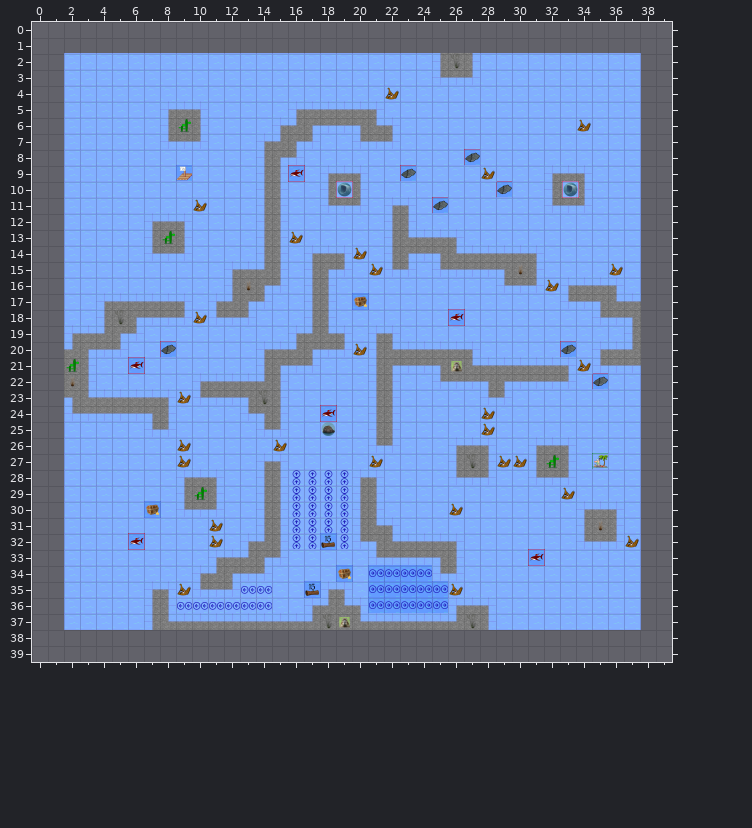
One commit to this Tiled map (JSON): TechnicalPrototype/core/assets/levels/Maze.json. Above: the version before the commit.
Cells are 48x48 px. Shown: x 0..39, y 0..39. The old version is drawn lined up with the new one.
And afterwards:
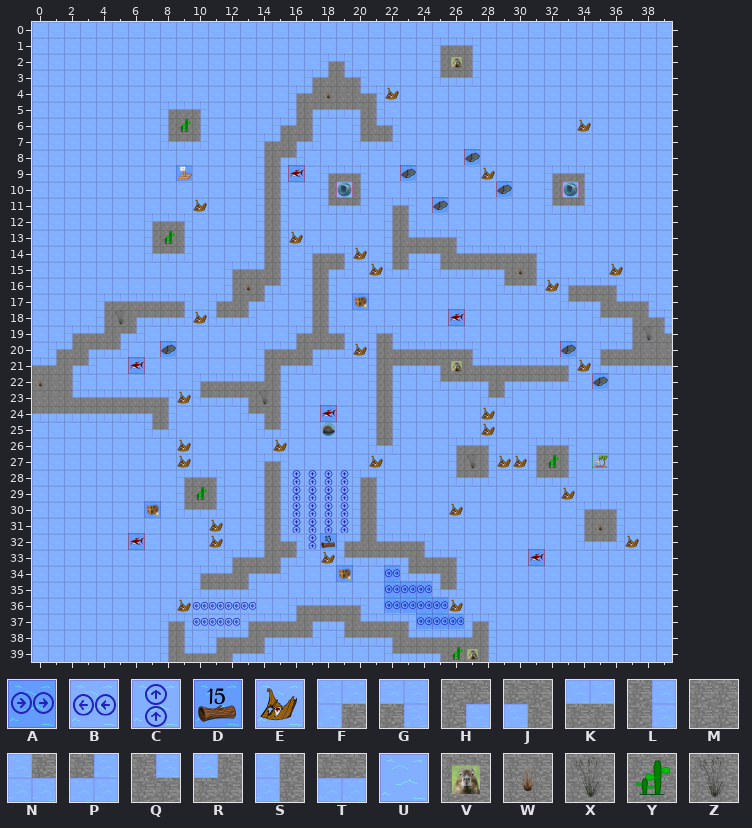
Key: from "updatedTiledSet": A 4 "Current", B 11 "Current", C 13 "Current", D 16 "Wood", E 21 "Wood", F 28 "Rock", G 29 "Rock", H 30 "Rock", J 31 "Rock", K 32 "Rock", L 33 "Rock", M 34 "Rock", N 35 "Rock", P 36 "Rock", Q 37 "Rock", R 38 "Rock", S 39 "Rock", T 40 "Rock", U 41 "Rock", V 62 "Rock", W 63 "Rock", X 64 "Rock", Y 65 "Rock", Z 67 "Rock".
_ is an empty cell, # one hidden under a higher layer.
Commit message: edit plane cursh level layout
What changed:
map size 36x36 -> 40x40 cells (old content now starts at 2,2; both pictures use the new coordinates)
Layer "Environment":
y 0: x 0..39 ________________________________________ -> UUUUUUUUUUUUUUUUUUUUUUUUUUUUUUUUUUUUUUUU
y 1: x 0..39 ________________________________________ -> UUUUUUUUUUUUUUUUUUUUUUUUUFKGUUUUUUUUUUUU
y 2: x 0..1 __ -> UU; x 18..19 UU -> FG; x 26 X -> V; x 38..39 __ -> UU
y 3: x 0..1 __ -> UU; x 17..20 UUUU -> FRQG; x 38..39 __ -> UU
y 4: x 0..1 __ -> UU; x 16..21 UUUUUU -> FRWMQG; x 38..39 __ -> UU
y 5: x 0..1 __ -> UU; x 16..21 FKKKKG -> SHTTJL; x 38..39 __ -> UU
y 6: x 0..1 __ -> UU; x 17..20 HTTJ -> LUUS; x 38..39 __ -> UU
y 7..16: x 0..1 __ -> UU; x 38..39 __ -> UU
y 17: x 0..1 __ -> UU; x 38..39 __ -> GU
y 18: x 0..1 __ -> UU; x 38..39 __ -> QG
y 19: x 0..1 __ -> UU; x 38..39 __ -> ZQ
y 20: x 0..1 __ -> UF; x 38..39 __ -> MM
y 21: x 0..3 __YL -> KRHP; x 38..39 __ -> TT
y 22: x 0..3 __WL -> WMLU; x 38..39 __ -> UU
y 23: x 0..3 __JQ -> MMQK; x 38..39 __ -> UU
y 24: x 0..2 __N -> TTT; x 38..39 __ -> UU
y 25..30: x 0..1 __ -> UU; x 38..39 __ -> UU
y 31: x 0..1 __ -> UU; x 21..22 QG -> LU; x 38..39 __ -> UU
y 32: x 0..1 __ -> UU; x 13..16 FRLC -> USQG; x 19..22 CNJQ -> FRQK; x 24..26 KKG -> GUU; x 38..39 __ -> UU
y 33: x 0..1 __ -> UU; x 11..16 FKRHPU -> UFKRHP; x 19..21 UUN -> NTT; x 23..26 TTJL -> JQKG; x 38..39 __ -> UU
y 34: x 0..1 __ -> UU; x 11..15 RHTPU -> KRHTP; x 21 A -> U; x 23..26 AANP -> NTJL; x 38..39 __ -> UU
y 35: x 0..1 __ -> UU; x 7..8 FG -> UU; x 12..14 PBB -> TPU; x 18..19 FG -> UU; x 21 A -> U; x 25..26 A# -> NP; x 38..39 __ -> UU
y 36: x 0..1 __ -> UU; x 7..8 SL -> UU; x 14 B -> U; x 16..19 UFRQ -> FKKK; x 21 A -> U; x 26..28 FKG -> #UU; x 38..39 __ -> UU
y 37: x 0..1 __ -> UU; x 7..13 SQKKKKK -> UFGBBBF; x 16..19 KRXV -> RHTJ; x 23..28 KKKRXL -> GAAAFG; x 38..39 __ -> UU
y 38: x 0..39 ________________________________________ -> UUUUUUUUSLUFKRHTTPUNTTJQKKKRLUUUUUUUUUUU
y 39: x 0..39 ________________________________________ -> UUUUUUUUSQKRHTPUUUUUUUNTTJYVLUUUUUUUUUUU
Layer "Collectable":
y 33: x 18 _ -> E
y 35: x 9 E -> _; x 17 D -> _; x 26 E -> _
y 36: x 9 _ -> E; x 26 _ -> E
Changed places in both pictures, as pixel boxes (x1, y1, x2, y2):
changed: (32, 22, 672, 662)
